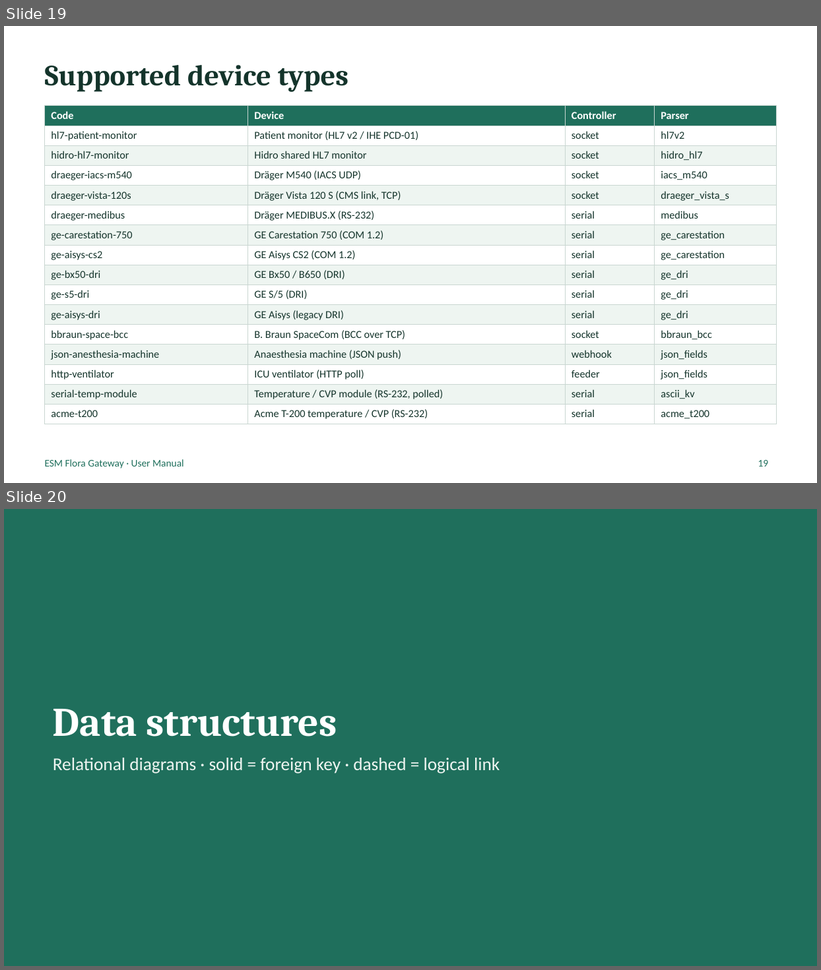
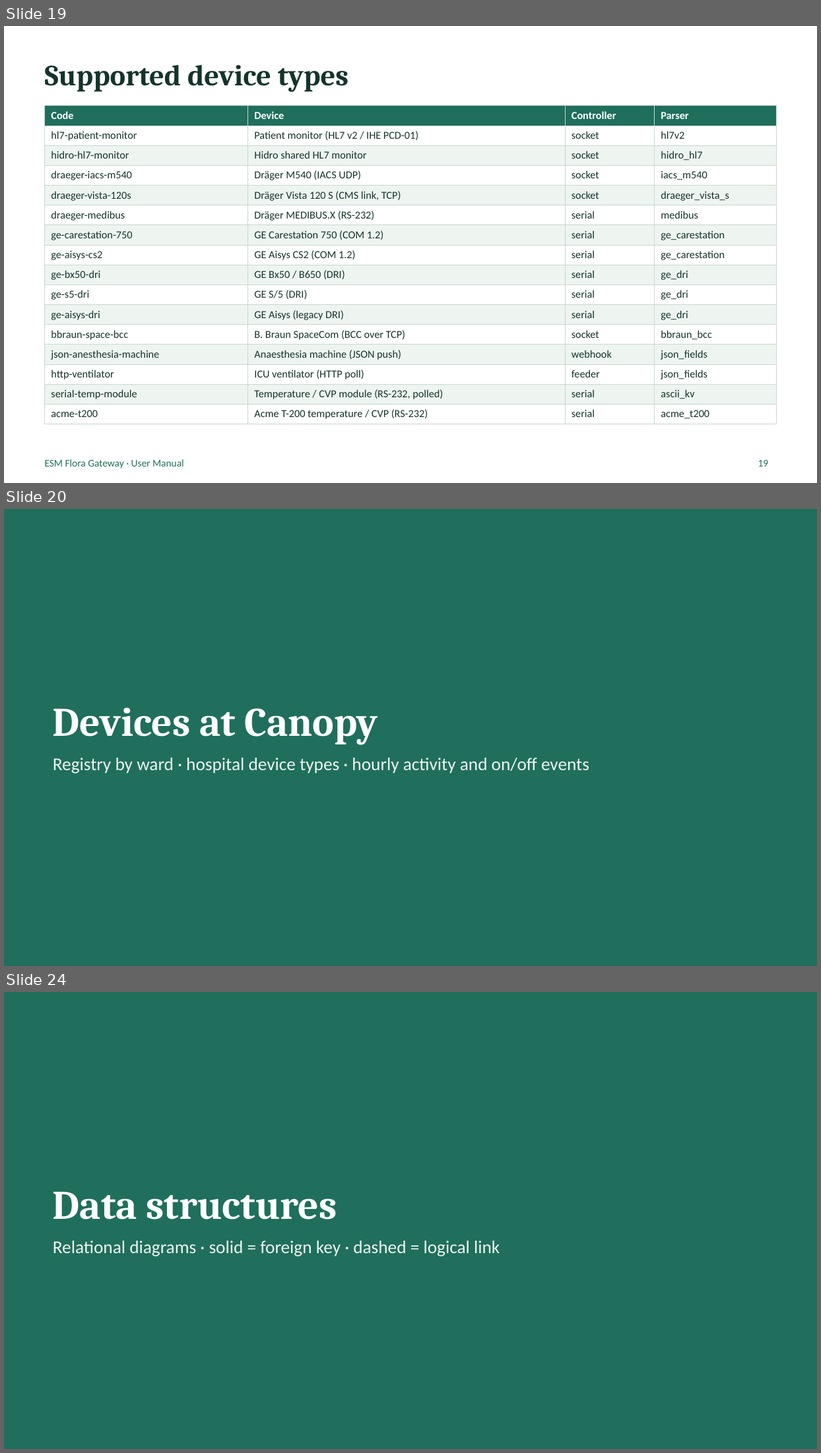
Before and after one commit to Parinya-cram/flora-core, a slide deck: docs/gateway-manual/Flora-Gateway-User-Manual.pptx. Shown one above the other, each under a label of ours: slides 19 and 20 before the commit, slides 19, 20 and 24 after it; the slides between them are not shown. The pictures are 821x970 and 821x1453 pixels, drawn with LibreOffice and Linux fonts; fonts in the diff are those of the drawing. Boxes give left, top, right and bottom in pixels: in the first picture for what was removed or moved away, otherwise in the second. Text is boxed around its words. In the diff, an @@ line names an element or a change of style, - is before the commit and + after.

```diff
--- a/docs/gateway-manual/Flora-Gateway-User-Manual.pptx
+++ b/docs/gateway-manual/Flora-Gateway-User-Manual.pptx
@@ slide 20 added at (4,509,817,966), background #1F6F5C @@
@@ title added at (53,708,378,745), 36 pt, text #FFFFFF, bold @@
+Devices at Canopy
@@ text added at (53,758,589,774), 16 pt, text #EEF5F1 @@
+Registry by ward · hospital device types · hourly activity and on/off events
@@ what was slide 20 is now slide 24 @@
```
Also in this commit, not shown: 3 slides changed, 5 other slides added, 24 other files.
